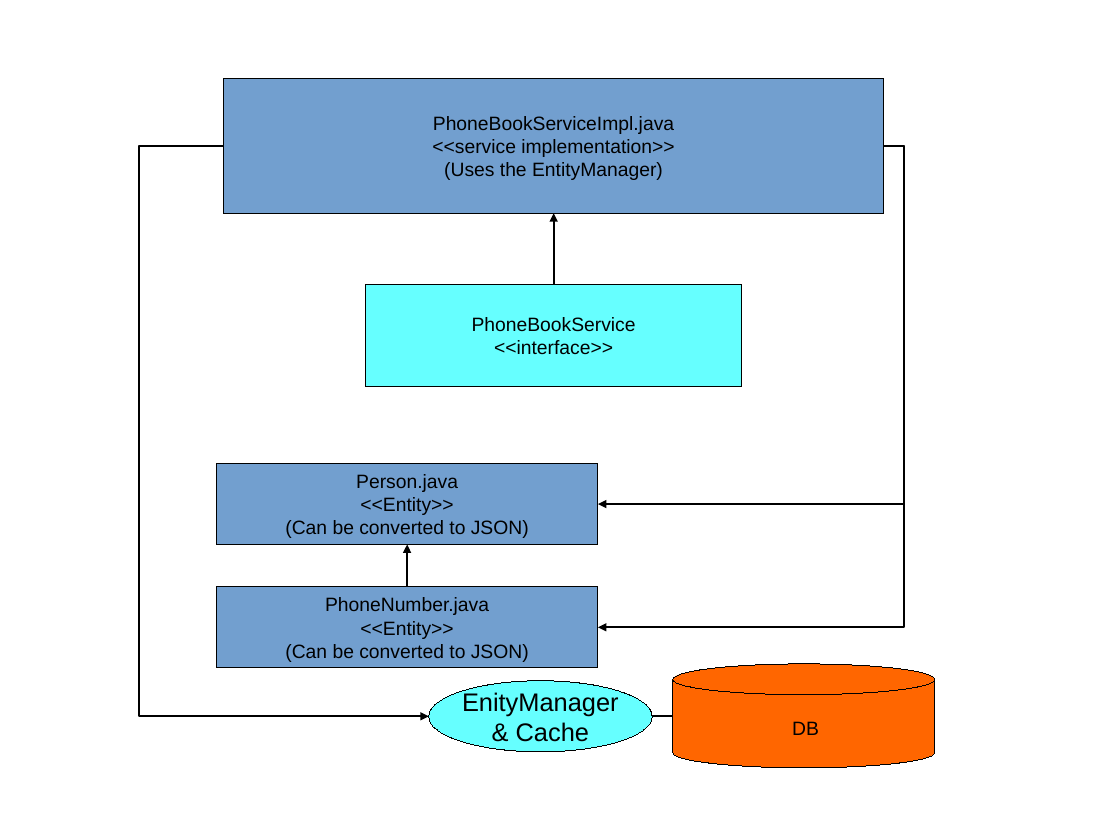
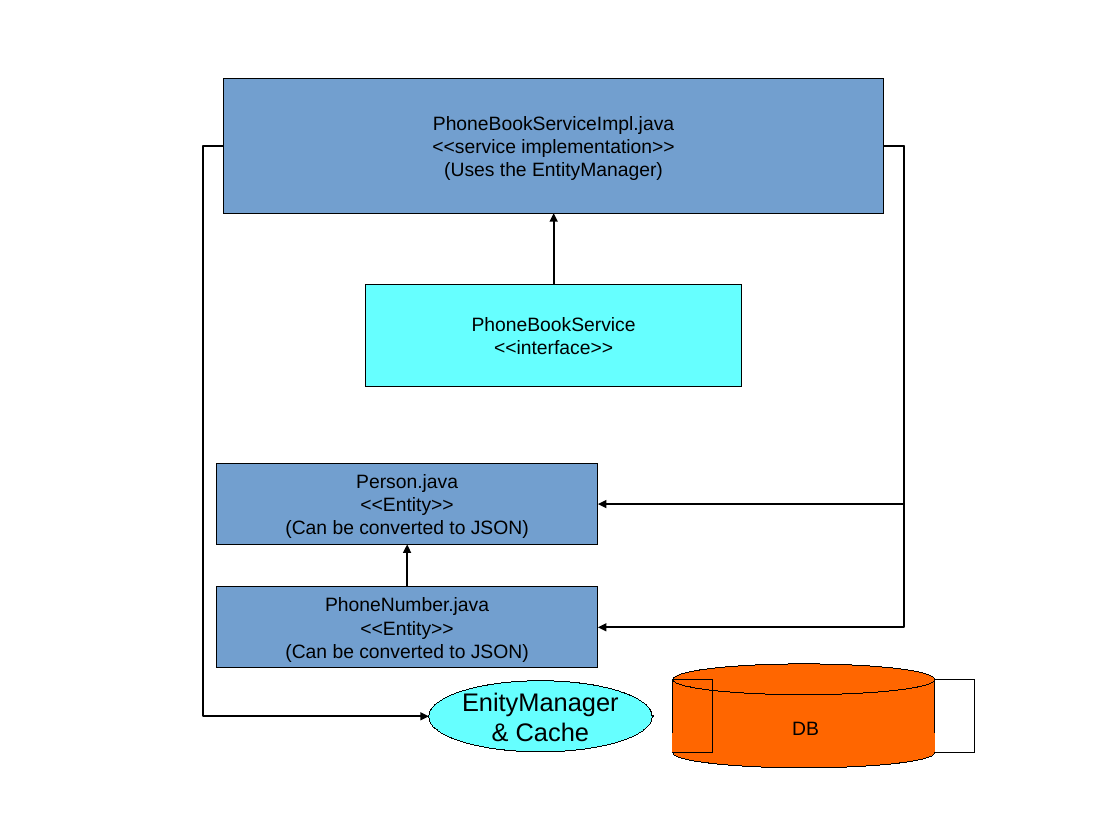
Before and after one commit to vmyrsky/ajeer, a slide deck: slide 28 of JavaEERest/doc/presentation.odp (slide 27 before the commit). Drawn at 1120x840 pixels with LibreOffice and Linux fonts; fonts in the diff are those of the drawing. Boxes give left, top, right and bottom in pixels: in the first picture for what was removed or moved away, otherwise in the second. Text is boxed around its words. In the diff, an @@ line names an element or a change of style, - is before the commit and + after.

```diff
--- a/JavaEERest/doc/presentation.odp
+++ b/JavaEERest/doc/presentation.odp
@@ elbow arrow (224, 146) - (429, 717): route changed @@
@@ elbow line (673, 753) - (673, 680): route changed @@
@@ elbow line moved from (935, 753) - (935, 680) to (935, 680) - (935, 753) @@
@@ elbow line moved from (652, 717) - (673, 717) to (652, 717) - (654, 717) @@
```
Also in this commit, not shown: 2 other slides changed, 1 slide added.
